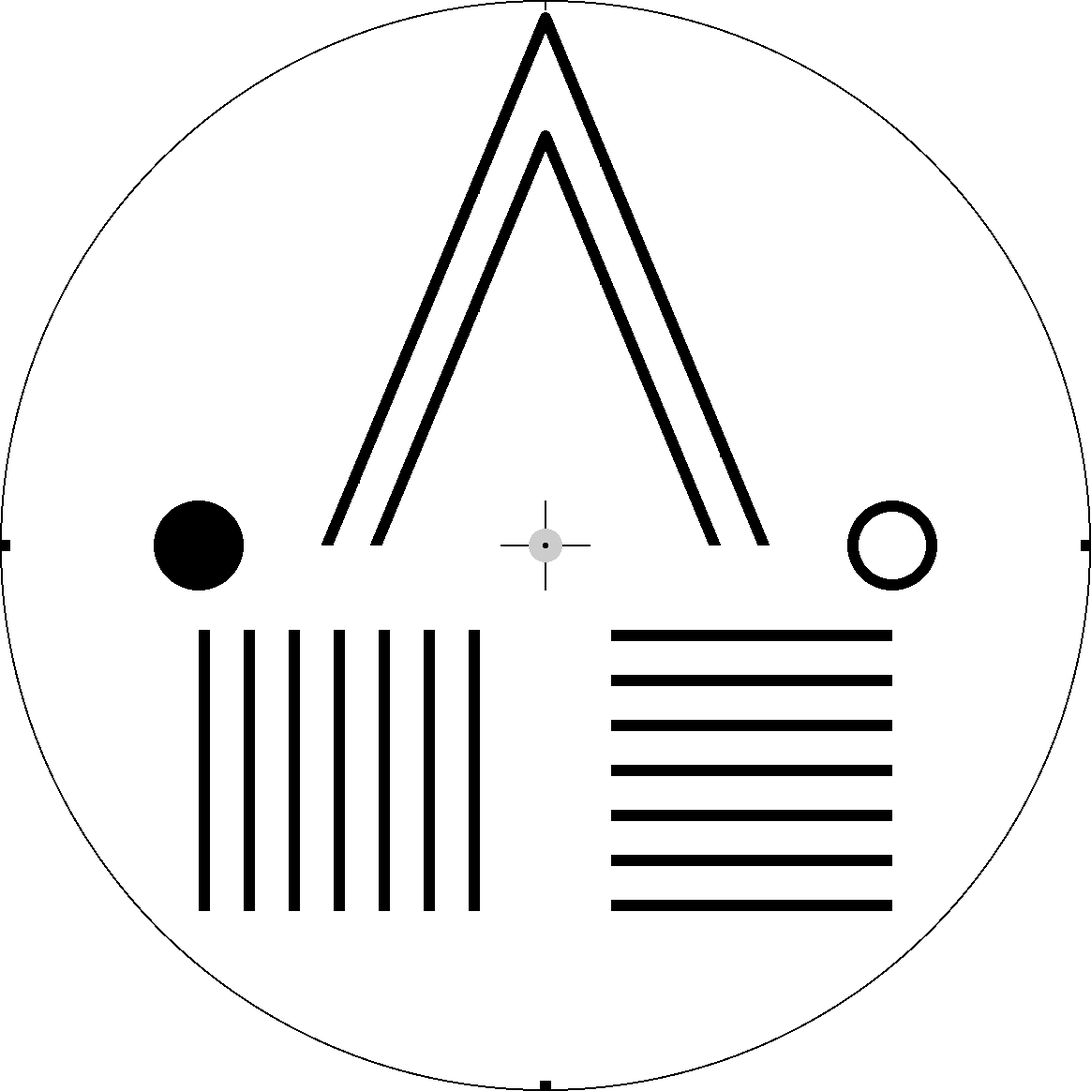
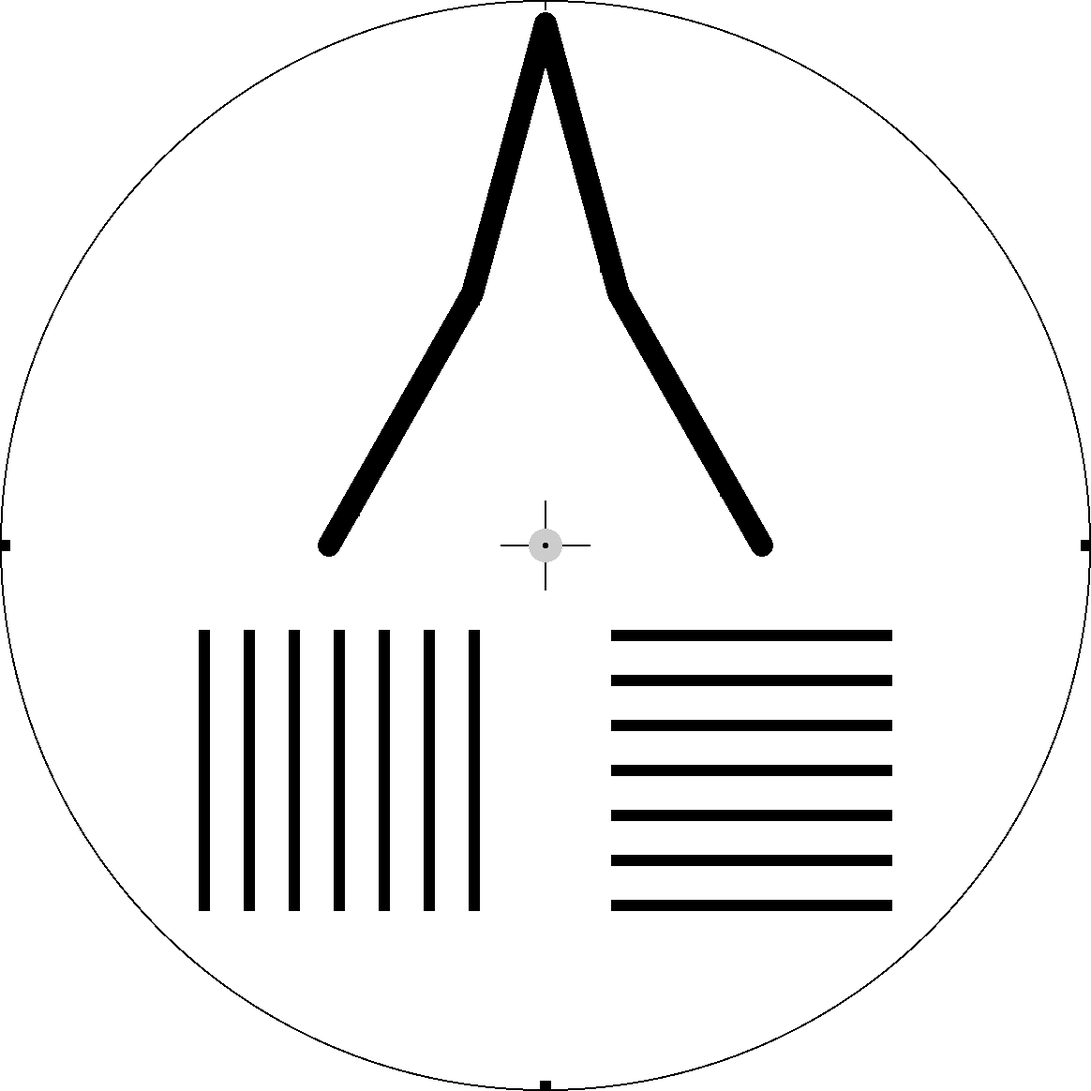
The second 1091px x 1091px image is a revision of the first. Changes to its layers:
added layer "Arrow II" above "Arrow" over (317, 12, 774, 558)
hid "Arrow", moved it above "Block (horiz.)" over (321, 12, 770, 546)
painted on "Notches" over (153, 500, 938, 591)
